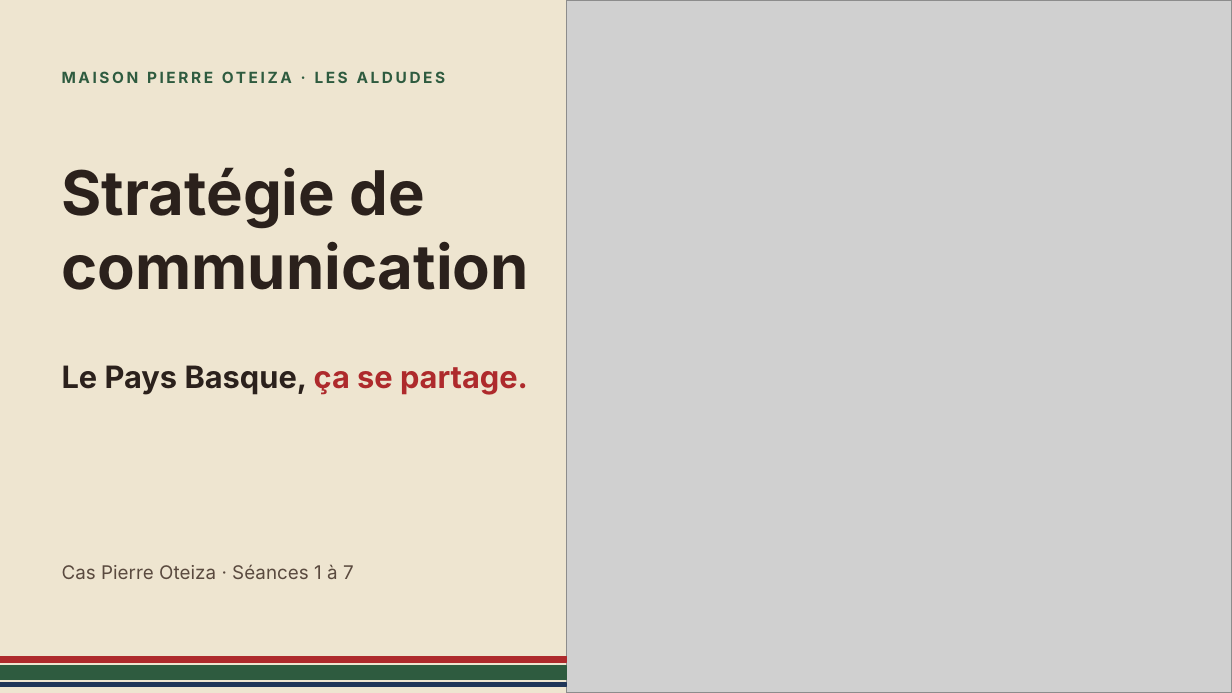
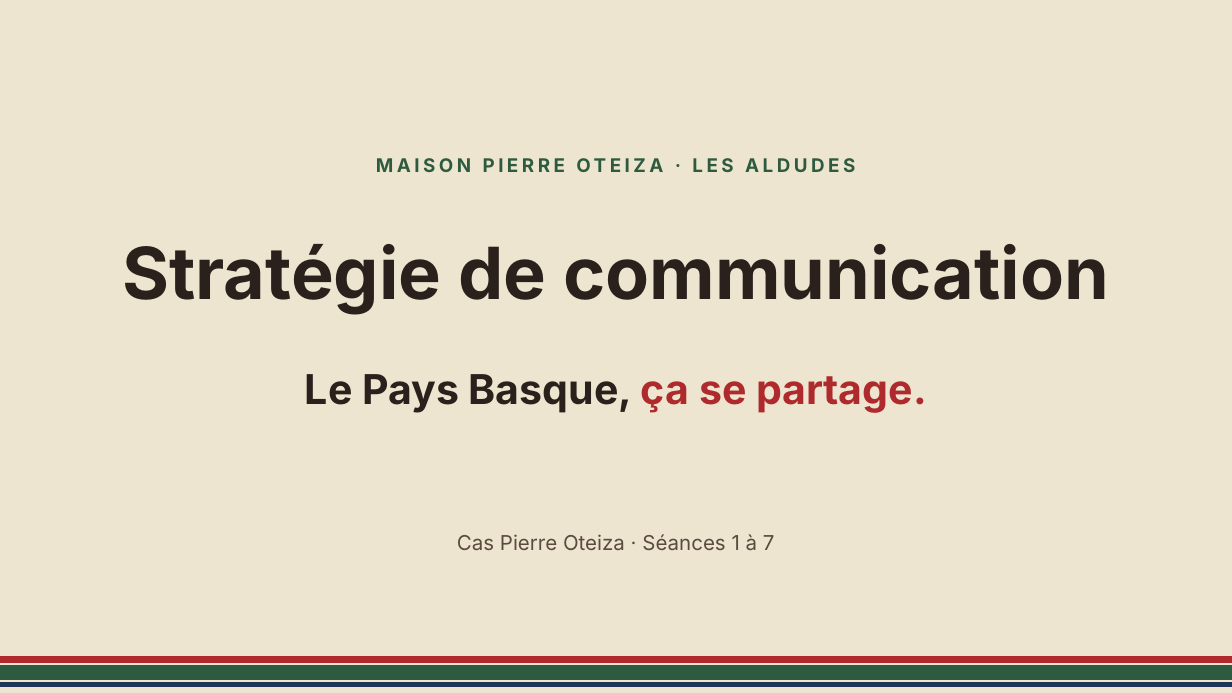
Before and after one commit to loulou64jgp/mes-skills, a slide deck: slide 1 of oteiza-prototype/presentation/Pierre_Oteiza_presentation.pptx. Drawn at 1232x693 pixels with LibreOffice and Linux fonts; fonts in the diff are those of the drawing; grey boxes stand for pictures. Boxes give left, top, right and bottom in pixels: in the first picture for what was removed or moved away, otherwise in the second. Text is boxed around its words. In the diff, an @@ line names an element or a change of style, - is before the commit and + after.

```diff
--- a/oteiza-prototype/presentation/Pierre_Oteiza_presentation.pptx
+++ b/oteiza-prototype/presentation/Pierre_Oteiza_presentation.pptx
@@ picture removed at box(567, 0, 1232, 692) @@
@@ text "MAISON PIERRE OTEIZA · LES ...": place and size @@
-text "MAISON PIERRE OTEIZA · LES ..." at box(62, 71, 446, 83)
+text "MAISON PIERRE OTEIZA · LES ..." at box(376, 158, 855, 172)
@@ text "MAISON PIERRE OTEIZA · LES ..." at box(376, 158, 855, 172): size 9 to 11 pt, letter spacing 1.5 to 2 pt; alignment left to centre @@
@@ text "Stratégie de communication": place and size @@
-text "Stratégie de communication" at box(62, 167, 529, 290)
+text "Stratégie de communication" at box(122, 244, 1108, 315)
@@ text "Stratégie de communication" at box(122, 244, 1108, 315): size 36 to 42 pt; alignment left to centre; vertical alignment top to middle @@
@@ text "Le Pays Basque, ça se ..." at box(305, 374, 927, 413): size 18 to 24 pt; alignment left to centre @@
@@ text "Cas Pierre Oteiza · Séances ...": place and size @@
-text "Cas Pierre Oteiza · Séances ..." at box(62, 564, 354, 579)
+text "Cas Pierre Oteiza · Séances ..." at box(457, 534, 775, 550)
@@ text "Cas Pierre Oteiza · Séances ..." at box(457, 534, 775, 550): size 11 to 12 pt; alignment left to centre @@
@@ rectangle added at box(0, 657, 1232, 662), fill #AE2A2C, outline #AE2A2C 1 pt @@
@@ rectangle: place and size @@
-rectangle at box(0, 657, 567, 662)
+rectangle at box(0, 667, 1232, 680)
@@ rectangle at box(0, 667, 1232, 680): fill #AE2A2C to #2E5B3F; outline #AE2A2C 1 pt to #2E5B3F 1 pt @@
@@ rectangle: place and size @@
-rectangle at box(0, 667, 567, 680)
+rectangle at box(0, 683, 1232, 686)
@@ rectangle at box(0, 683, 1232, 686): fill #2E5B3F to #1F3557; outline #2E5B3F 1 pt to #1F3557 1 pt @@
@@ rectangle removed at box(0, 683, 567, 686) @@
```
Also in this commit, not shown: 7 slides added, 7 slides removed, 2 other files.
